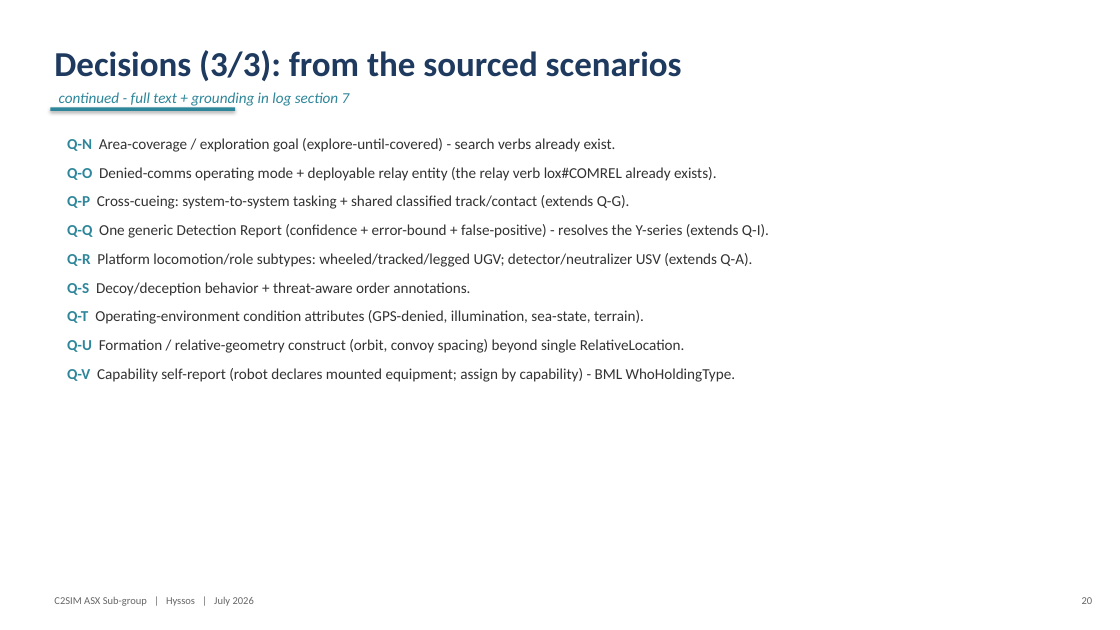
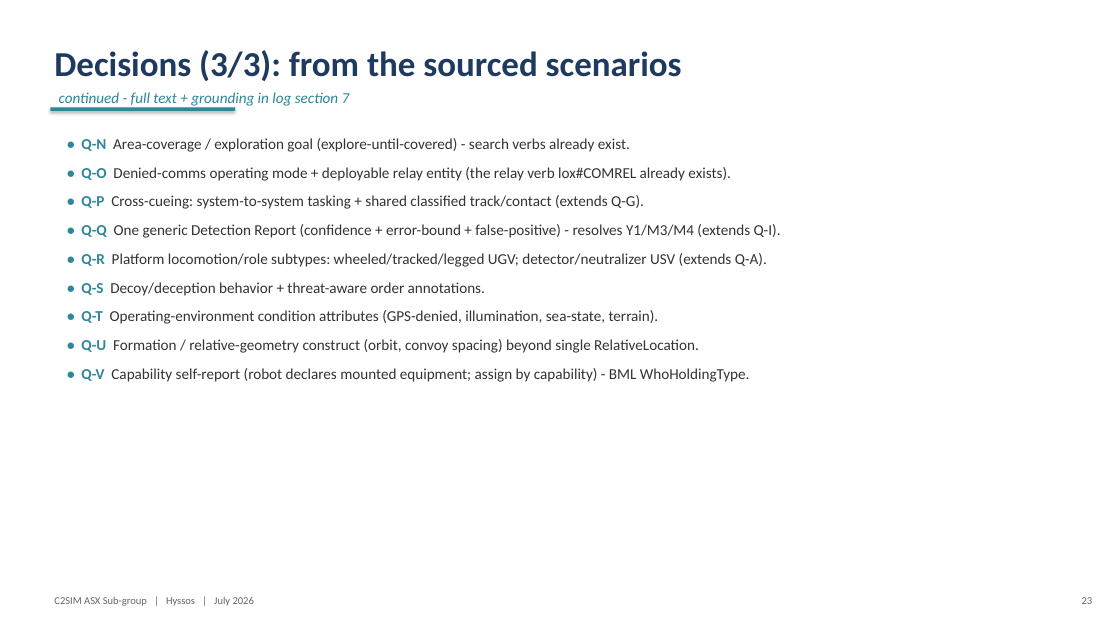
Before and after one commit to hyssostech/C2SIMArtifacts, a slide deck: slide 23 of Subgroups/ASX/InstantiationReview/ASX-Instantiation-Findings.pptx (slide 20 before the commit). Drawn at 1120x630 pixels with LibreOffice and Linux fonts; fonts in the diff are those of the drawing. Boxes give left, top, right and bottom in pixels: in the first picture for what was removed or moved away, otherwise in the second. Text is boxed around its words. In the diff, an @@ line names an element or a change of style, - is before the commit and + after.

```diff
--- a/Subgroups/ASX/InstantiationReview/ASX-Instantiation-Findings.pptx
+++ b/Subgroups/ASX/InstantiationReview/ASX-Instantiation-Findings.pptx
@@ text at <box>81,138,781,382</box>: text changed @@
-Q-N Area-coverage / exploration goal (explore-until-covered) - search verbs already exist.
-Q-O Denied-comms operating mode + deployable relay entity (the relay verb lox#COMREL already exists).
-Q-P Cross-cueing: system-to-system tasking + shared classified track/contact (extends Q-G).
-Q-Q One generic Detection Report (confidence + error-bound + false-positive) - resolves the Y-series (extends Q-I).
-Q-R Platform locomotion/role subtypes: wheeled/tracked/legged UGV; detector/neutralizer USV (extends Q-A).
-Q-S Decoy/deception behavior + threat-aware order annotations.
-Q-T Operating-environment condition attributes (GPS-denied, illumination, sea-state, terrain).
-Q-U Formation / relative-geometry construct (orbit, convoy spacing) beyond single RelativeLocation.
-Q-V Capability self-report (robot declares mounted equipment; assign by capability) - BML WhoHoldingType.
+• Q-N Area-coverage / exploration goal (explore-until-covered) - search verbs already exist.
+• Q-O Denied-comms operating mode + deployable relay entity (the relay verb lox#COMREL already exists).
+• Q-P Cross-cueing: system-to-system tasking + shared classified track/contact (extends Q-G).
+• Q-Q One generic Detection Report (confidence + error-bound + false-positive) - resolves Y1/M3/M4 (extends Q-I).
+• Q-R Platform locomotion/role subtypes: wheeled/tracked/legged UGV; detector/neutralizer USV (extends Q-A).
+• Q-S Decoy/deception behavior + threat-aware order annotations.
+• Q-T Operating-environment condition attributes (GPS-denied, illumination, sea-state, terrain).
+• Q-U Formation / relative-geometry construct (orbit, convoy spacing) beyond single RelativeLocation.
+• Q-V Capability self-report (robot declares mounted equipment; assign by capability) - BML WhoHoldingType.
@@ text at <box>1082,597,1093,604</box>: text changed @@
-20
+23
```
Also in this commit, not shown: 22 other slides changed, 6 slides added, 18 other files.
